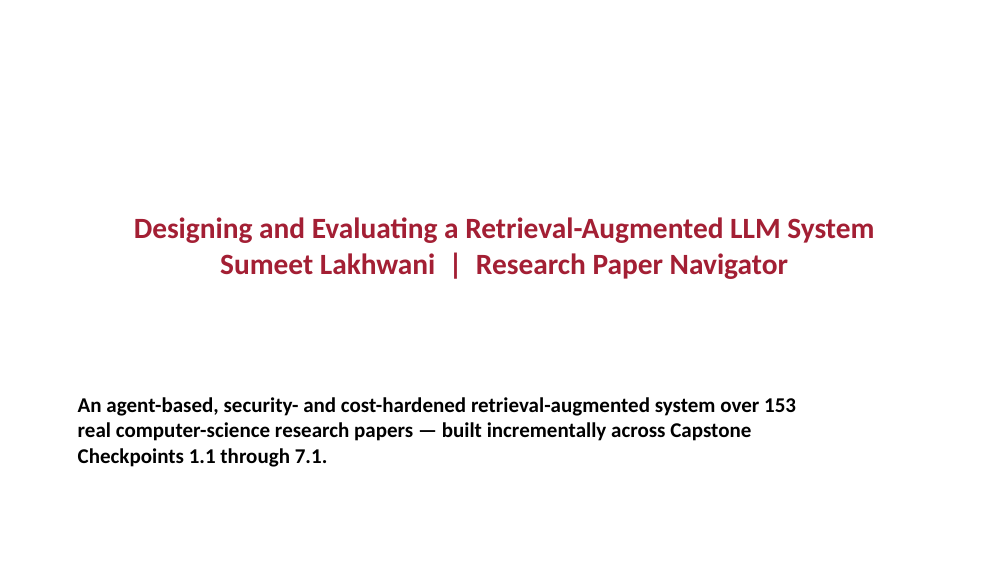
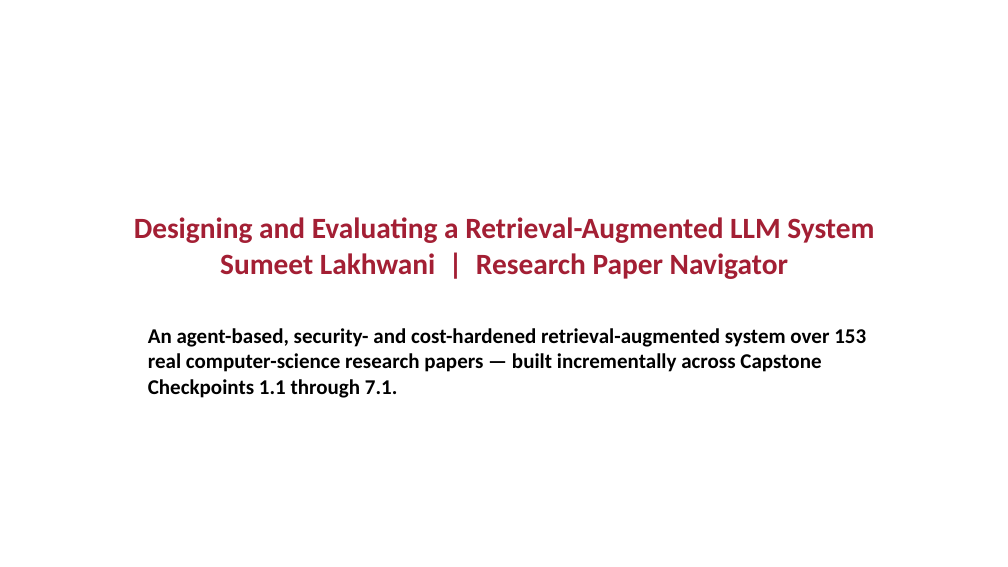
Before and after one commit to slakhwa/mit-rag-context-eng-capstone, a slide deck: slide 2 of Capstone Checkpoint 8.1/Capstone_Design_Review_Presentation_completed.pptx. Drawn at 1008x567 pixels with LibreOffice and Linux fonts; fonts in the diff are those of the drawing; background and template pictures are left out. Boxes give left, top, right and bottom in pixels: in the first picture for what was removed or moved away, otherwise in the second. Text is boxed around its words. In the diff, an @@ line names an element or a change of style, - is before the commit and + after.

```diff
--- a/Capstone Checkpoint 8.1/Capstone_Design_Review_Presentation_completed.pptx
+++ b/Capstone Checkpoint 8.1/Capstone_Design_Review_Presentation_completed.pptx
@@ text "An agent-based, security- and cost-hardened ...": place and size @@
-text "An agent-based, security- and cost-hardened ..." at bbox=[78, 397, 796, 467]
+text "An agent-based, security- and cost-hardened ..." at bbox=[148, 328, 866, 398]
```
Also in this commit, not shown: 5 other slides changed.
